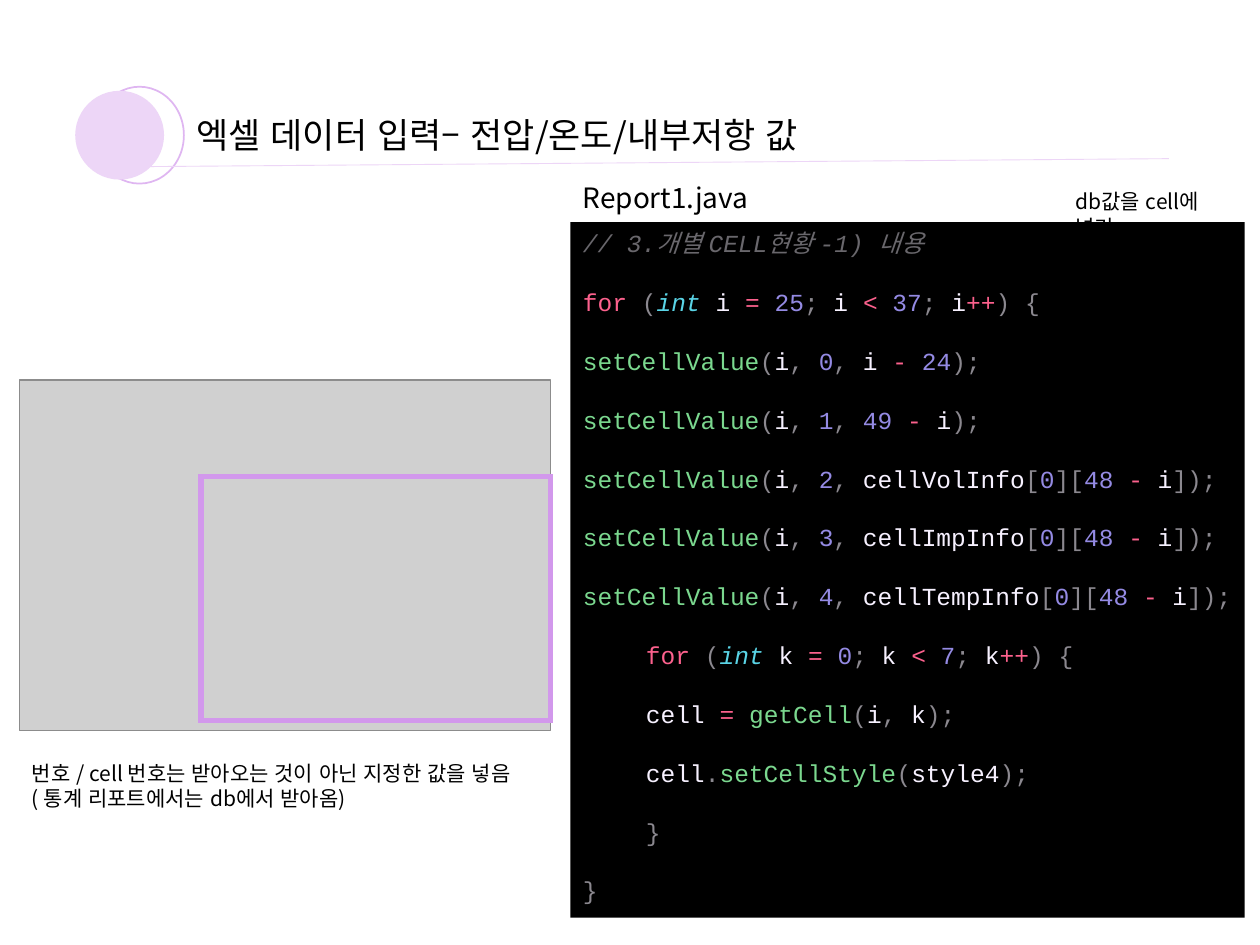
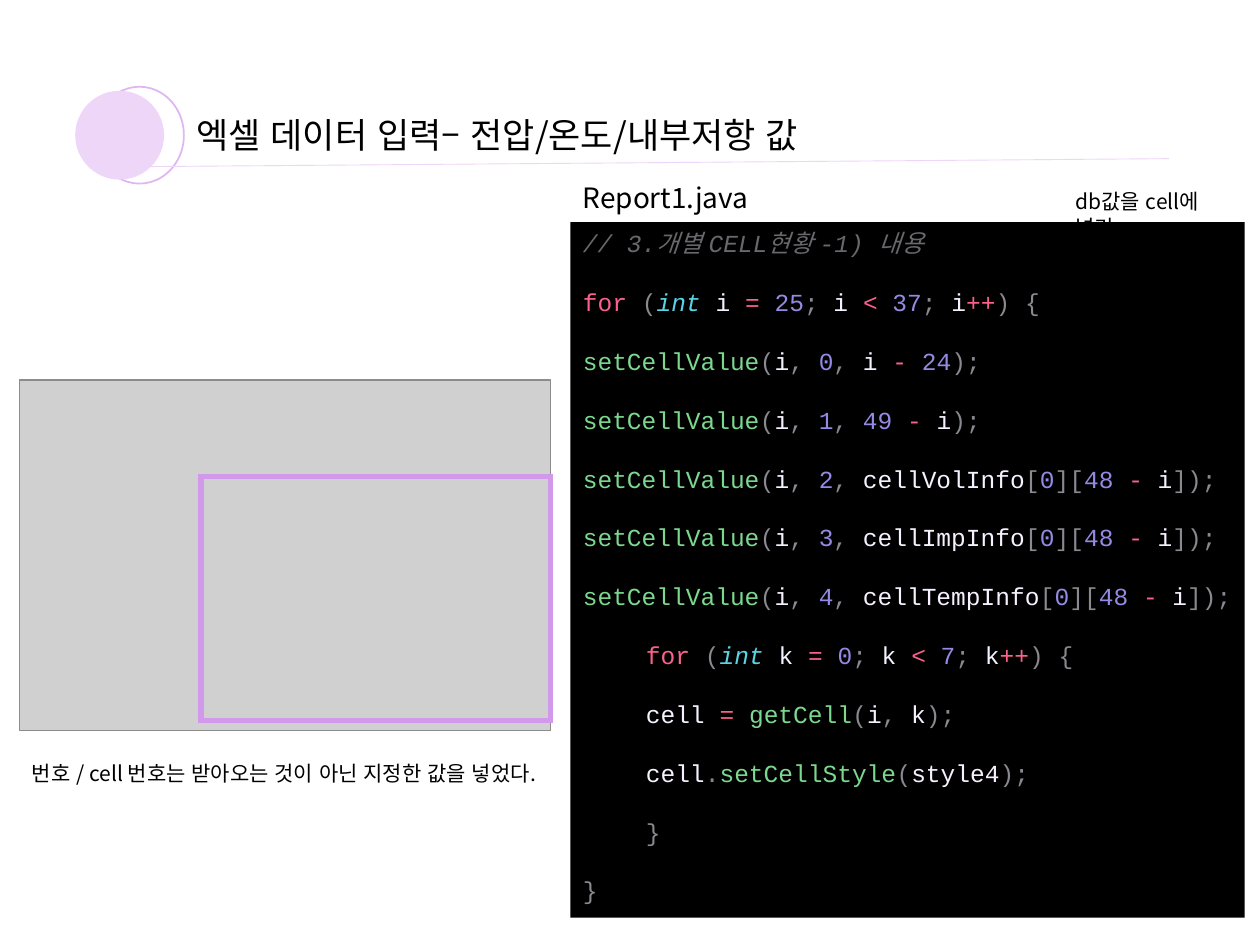
Before and after one commit to yoosooop/INTERN_log, a slide deck: slide 23 of bms 엑셀 파일 생성.pptx (slide 21 before the commit). Drawn at 1260x945 pixels with LibreOffice and Linux fonts; fonts in the diff are those of the drawing; grey boxes stand for pictures. Boxes give left, top, right and bottom in pixels: in the first picture for what was removed or moved away, otherwise in the second. Text is boxed around its words. In the diff, an @@ line names an element or a change of style, - is before the commit and + after.

```diff
--- a/bms 엑셀 파일 생성.pptx
+++ b/bms 엑셀 파일 생성.pptx
@@ text at (32,763,536,783): text changed @@
-번호 / cell 번호는 받아오는 것이 아닌 지정한 값을 넣음
-( 통계 리포트에서는 db에서 받아옴)
+번호 / cell 번호는 받아오는 것이 아닌 지정한 값을 넣었다.
```
Also in this commit, not shown: 11 other slides changed, 12 slides added.
